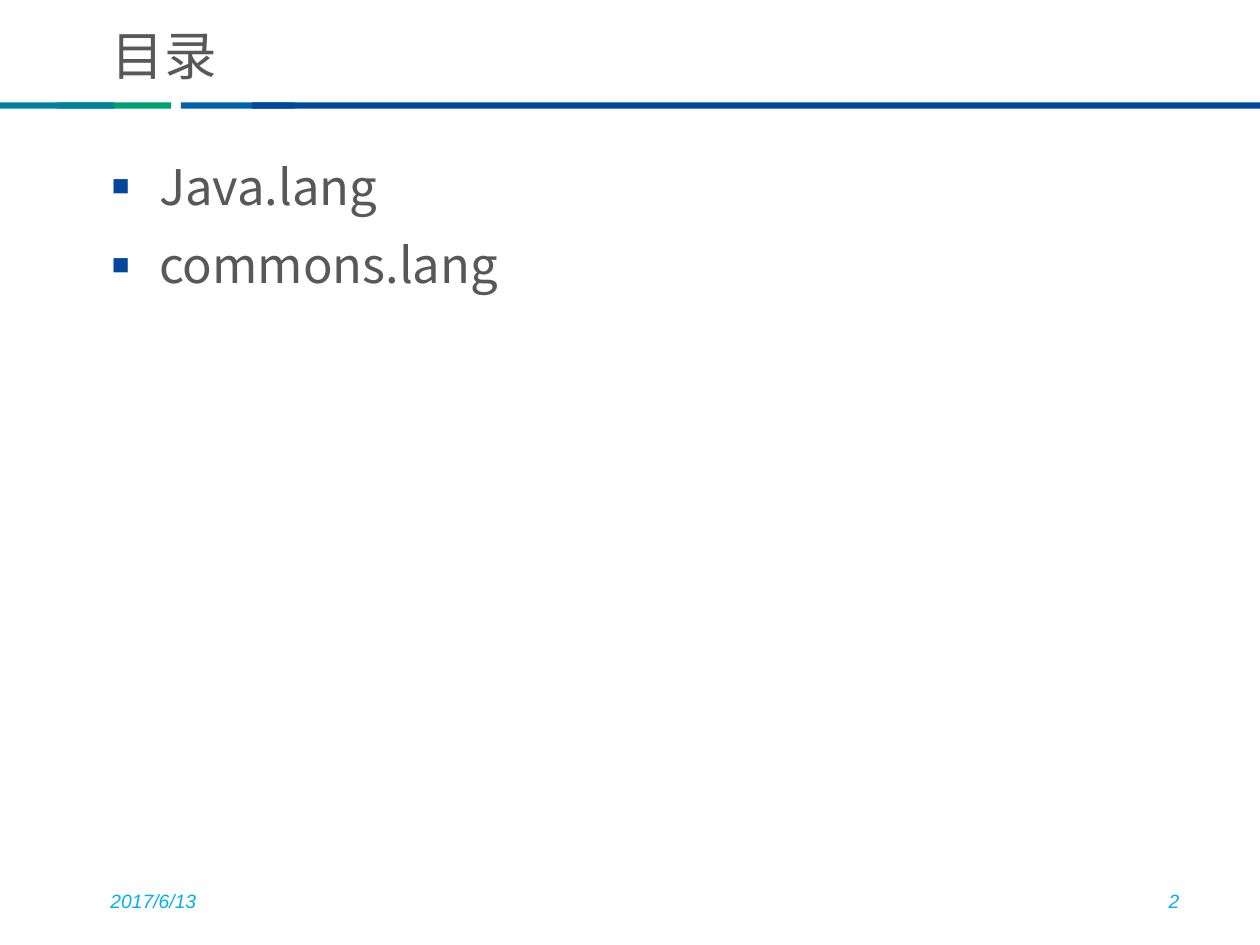
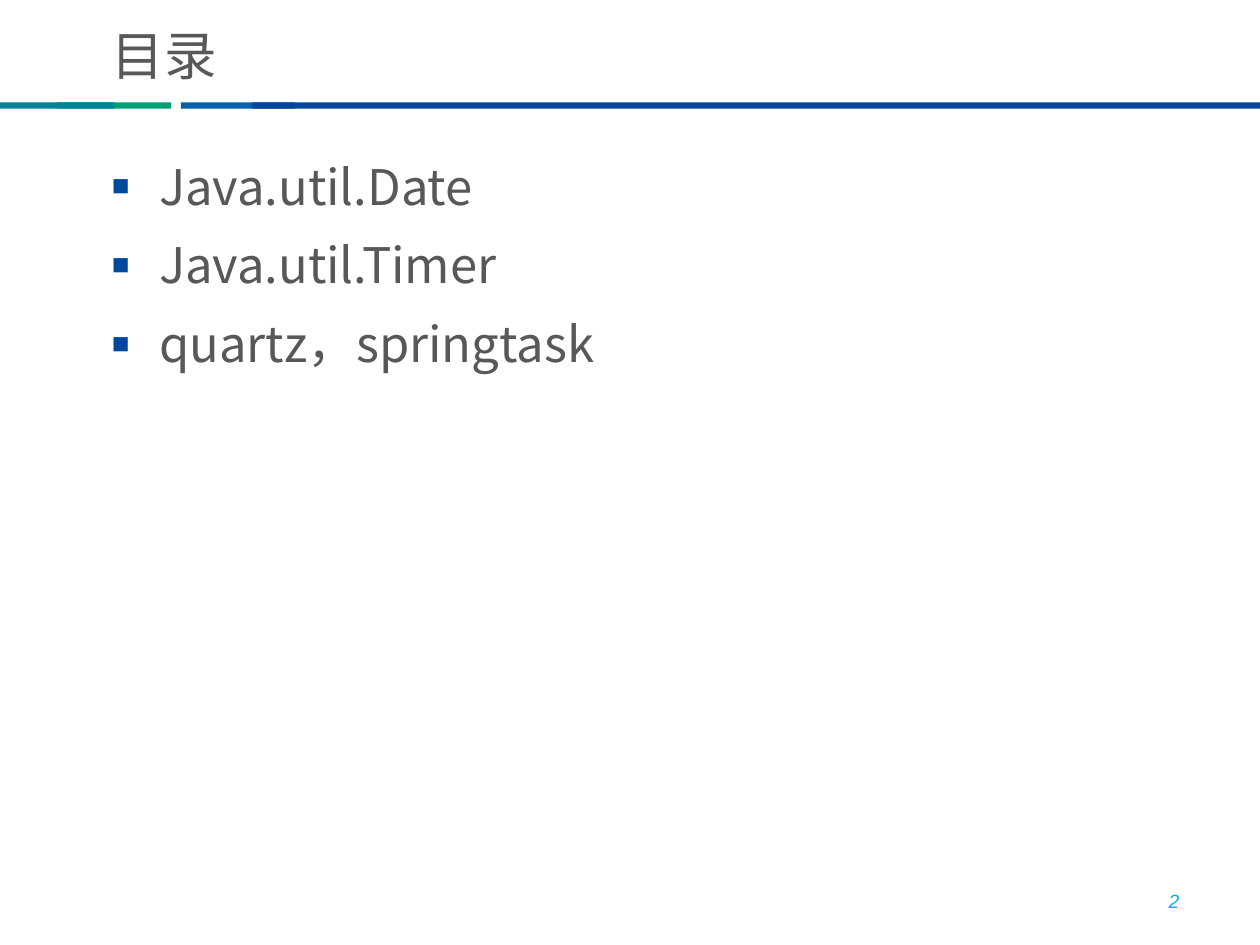
Before and after one commit to endlessStudy/javaproject, a slide deck: slide 2 of java.lang&commons.lang分享-俎向朋.pptx. Drawn at 1260x945 pixels with LibreOffice and Linux fonts; fonts in the diff are those of the drawing; background and template pictures are left out. Boxes give left, top, right and bottom in pixels: in the first picture for what was removed or moved away, otherwise in the second. Text is boxed around its words. In the diff, an @@ line names an element or a change of style, - is before the commit and + after.

Commit message:
utilPPT

```diff
--- a/java.lang&commons.lang分享-俎向朋.pptx
+++ b/java.lang&commons.lang分享-俎向朋.pptx
@@ text at [159, 166, 594, 374]: text changed @@
-■ Java.lang
-■ commons.lang
+■ Java.util.Date
+■ Java.util.Timer
+■ quartz，springtask
@@ text removed at [110, 894, 196, 909] @@
-2017/6/13
```
Also in this commit, not shown: 1 other slide changed, 6 slides added, 22 slides removed.
